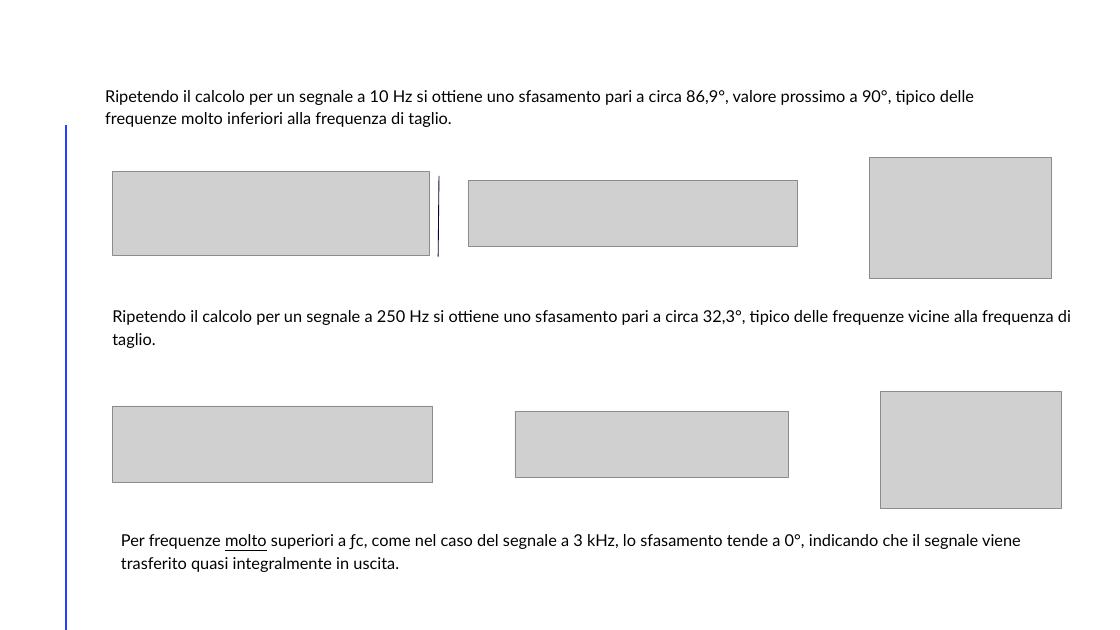
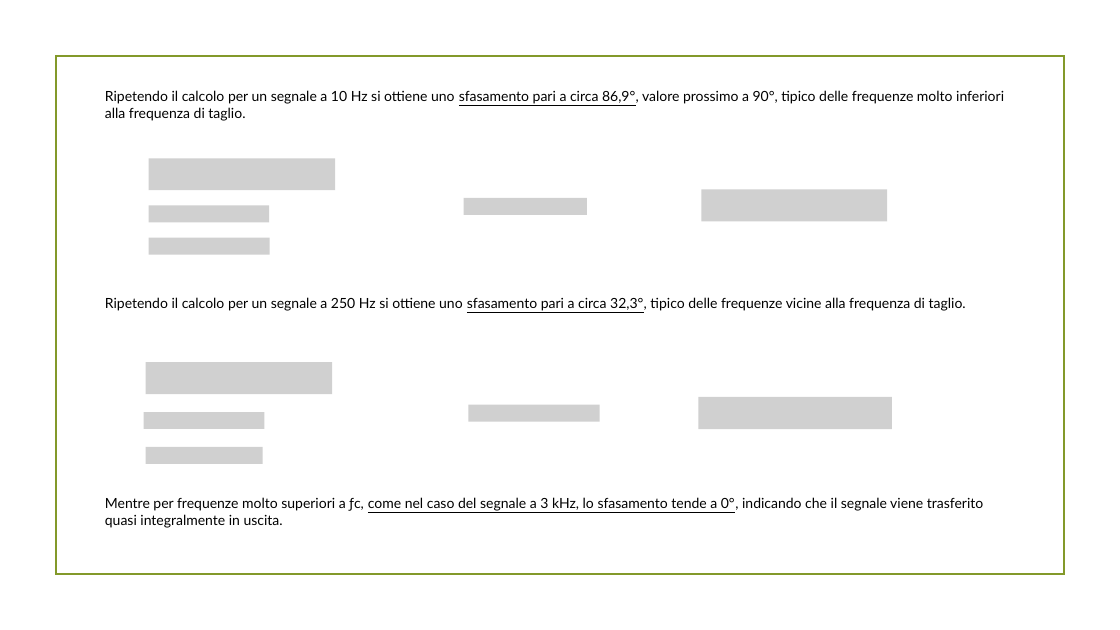
Before and after one commit to RiccardoSC2050/Progetto-sistemi-elettronici, a slide deck: slide 15 of presentazione/demoCompleta.pptx (slide 8 before the commit). Drawn at 1120x630 pixels with LibreOffice and Linux fonts; fonts in the diff are those of the drawing; grey boxes stand for pictures; background and template pictures are left out. Boxes give left, top, right and bottom in pixels: in the first picture for what was removed or moved away, otherwise in the second. Text is boxed around its words. In the diff, an @@ line names an element or a change of style, - is before the commit and + after.

Commit message:
completamento presentazione
nuovo design

```diff
--- a/presentazione/demoCompleta.pptx
+++ b/presentazione/demoCompleta.pptx
@@ rectangle added at (x1=55, y1=56, x2=1064, y2=575), outline #83992A 1.25 pt @@
@@ text "Ripetendo il calcolo per un ..." at (x1=105, y1=90, x2=1004, y2=121): size 14 to 12 pt; underline on in "sfasamento pari a circa 86,9°,"; line spacing 1.15 to 1; less space between paragraphs @@
@@ line removed from (66, 126) to (66, 630) @@
@@ picture removed at (x1=113, y1=171, x2=429, y2=255) @@
@@ line removed from (439, 176) to (439, 257) @@
@@ picture removed at (x1=870, y1=158, x2=1052, y2=279) @@
@@ picture removed at (x1=468, y1=181, x2=797, y2=246) @@
@@ group added at (x1=149, y1=158, x2=887, y2=255): 5 pictures @@
@@ text "Ripetendo il calcolo per un ..." moved from (x1=112, y1=310, x2=1071, y2=348) to (x1=105, y1=297, x2=966, y2=311) @@
@@ text "Ripetendo il calcolo per un ..." at (x1=105, y1=297, x2=966, y2=311): size 14 to 12 pt; underline on in "sfasamento pari a circa 32,3°,"; line spacing 1.15 to 1; less space between paragraphs @@
@@ picture removed at (x1=113, y1=406, x2=433, y2=483) @@
@@ picture removed at (x1=515, y1=412, x2=789, y2=477) @@
@@ group added at (x1=144, y1=362, x2=892, y2=464): 5 pictures @@
@@ picture removed at (x1=881, y1=392, x2=1062, y2=509) @@
@@ text at (x1=105, y1=497, x2=983, y2=528): text changed; size 14 to 12 pt @@
-Per frequenze molto superiori a ƒc, come nel caso del segnale a 3 kHz, lo sfasamento tende a 0°, indicando che il segnale viene trasferito quasi integralmente in uscita.
+Mentre per frequenze molto superiori a ƒc, come nel caso del segnale a 3 kHz, lo sfasamento tende a 0°, indicando che il segnale viene trasferito quasi integralmente in uscita.
```
Also in this commit, not shown: 57 other slides changed, 13 slides added, 3 slides removed, 13 other files.
